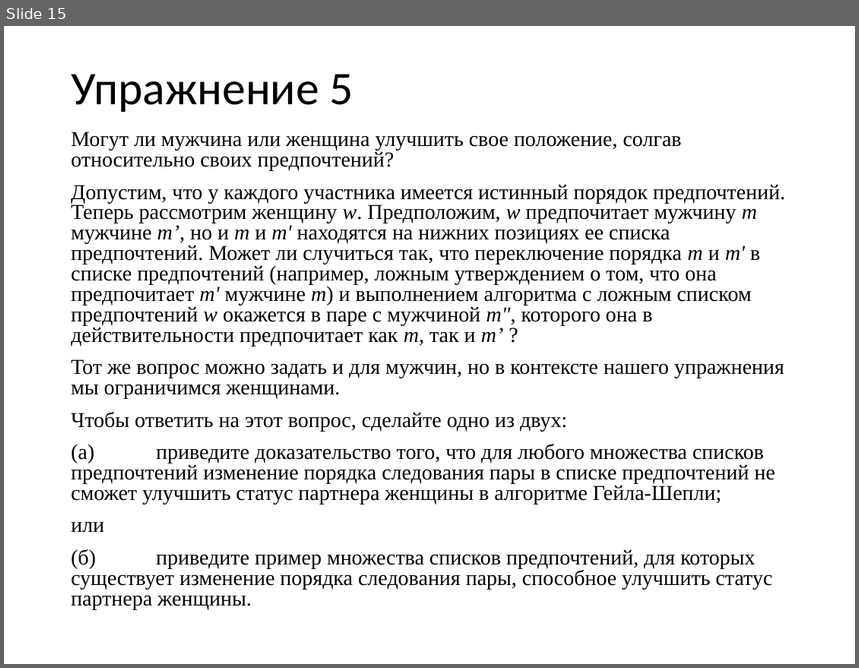
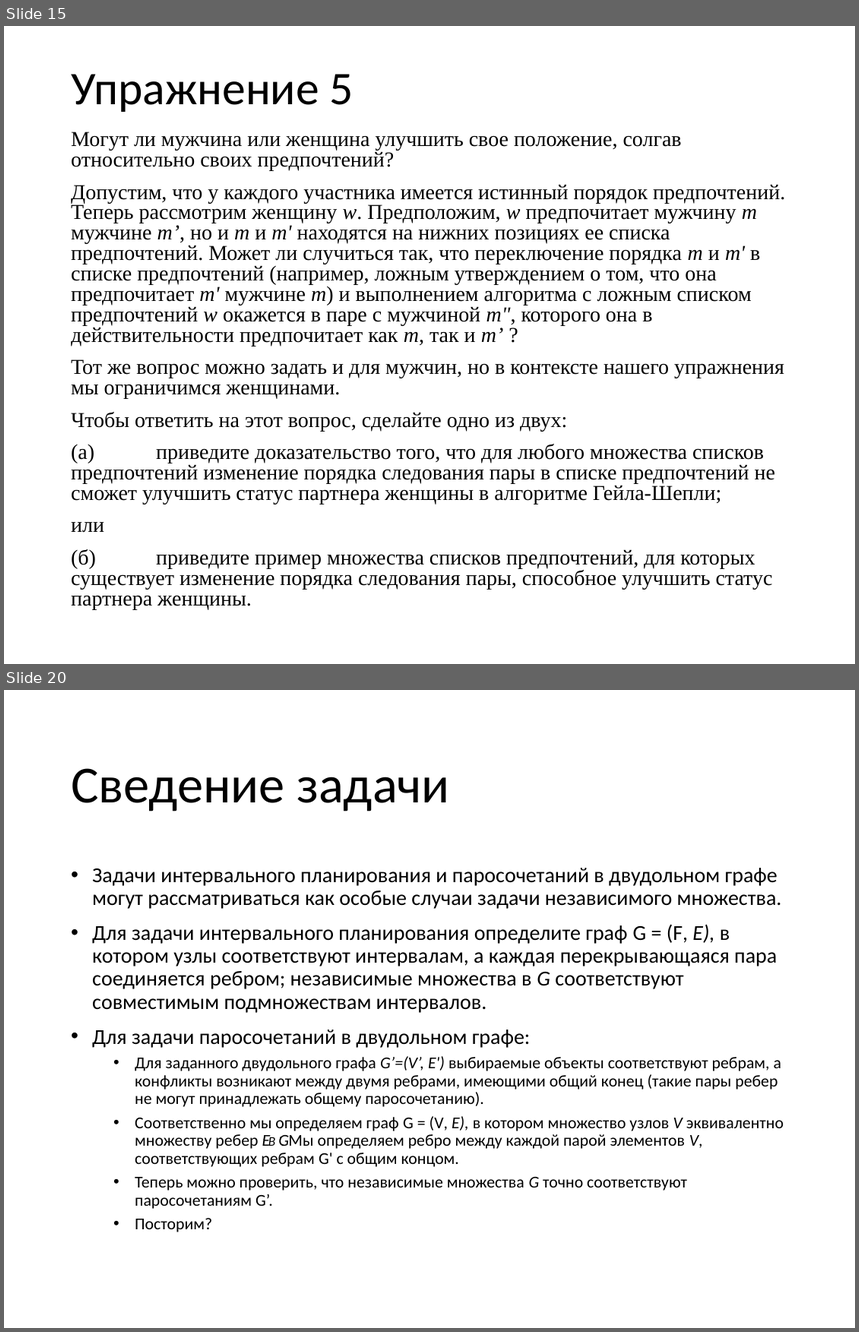
Before and after one commit to sudakov/algo-lab, a slide deck: practice.pptx. Shown one above the other, each under a label of ours: slide 15 before the commit, slides 15 and 20 after it; the slides between them are not shown. The pictures are 859x668 and 859x1332 pixels, drawn with LibreOffice and Linux fonts; fonts in the diff are those of the drawing. Boxes give left, top, right and bottom in pixels: in the first picture for what was removed or moved away, otherwise in the second. Text is boxed around its words. In the diff, an @@ line names an element or a change of style, - is before the commit and + after.

```diff
--- a/practice.pptx
+++ b/practice.pptx
@@ slide 20 added at (4, 690, 855, 1328), background #FFFFFF @@
@@ title added at (71, 768, 450, 812), 44 pt, text #000000 @@
+Сведение задачи
@@ text added at (92, 868, 784, 1233), 14 pt, text #000000 @@
+• Задачи интервального планирования и паросочетаний в двудольном графе могут рассматриваться как особые случаи задачи независимого множества.
+• Для задачи интервального планирования определите граф G = (F, Е), в котором узлы соответствуют интервалам, а каждая перекрывающаяся пара соединяется ребром; независимые множества в G соответствуют совместимым подмножествам интервалов.
+• Для задачи паросочетаний в двудольном графе:
+  • Для заданного двудольного графа G’=(V’, E') выбираемые объекты соответствуют ребрам, а конфликты возникают между двумя ребрами, имеющими общий конец (такие пары ребер не могут принадлежать общему паросочетанию).
+  • Соответственно мы определяем граф G = (V, Е), в котором множество узлов V эквивалентно множеству ребер E’ b G'. Мы определяем ребро между каждой парой элементов V, соответствующих ребрам G' с общим концом.
+  • Теперь можно проверить, что независимые множества G точно соответствуют паросочетаниям G’.
+  • Посторим?
```
Also in this commit, not shown: 1 slide changed, 14 other slides added, 1 other file.
